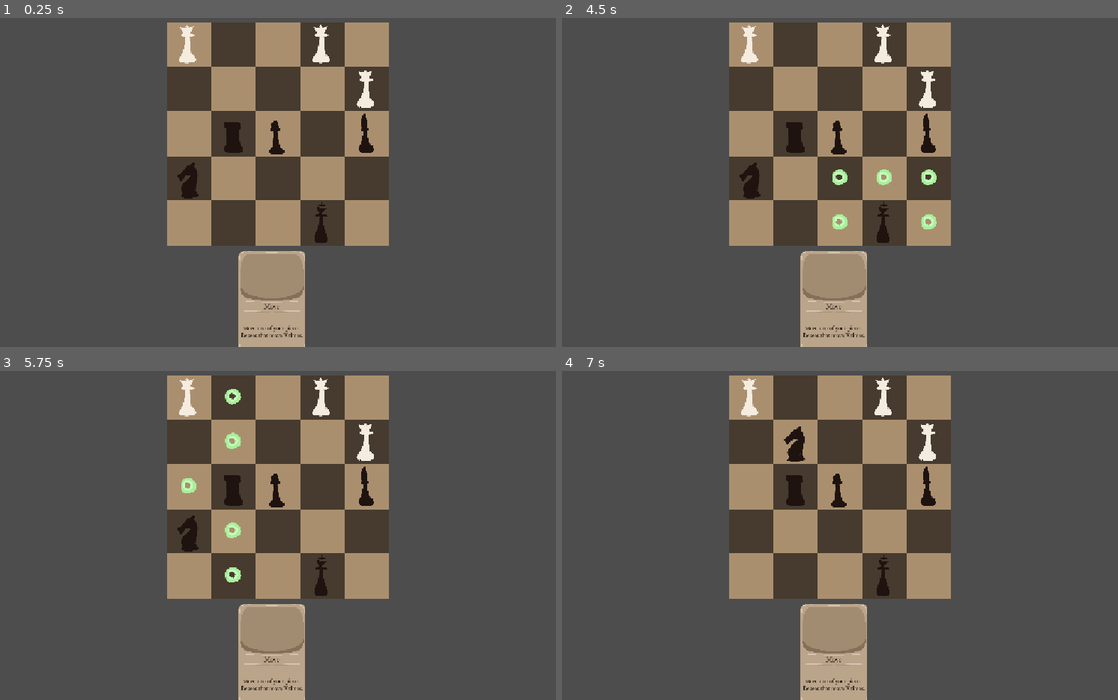
Above: before the commit, frames 1-4 (two rows, left to right).
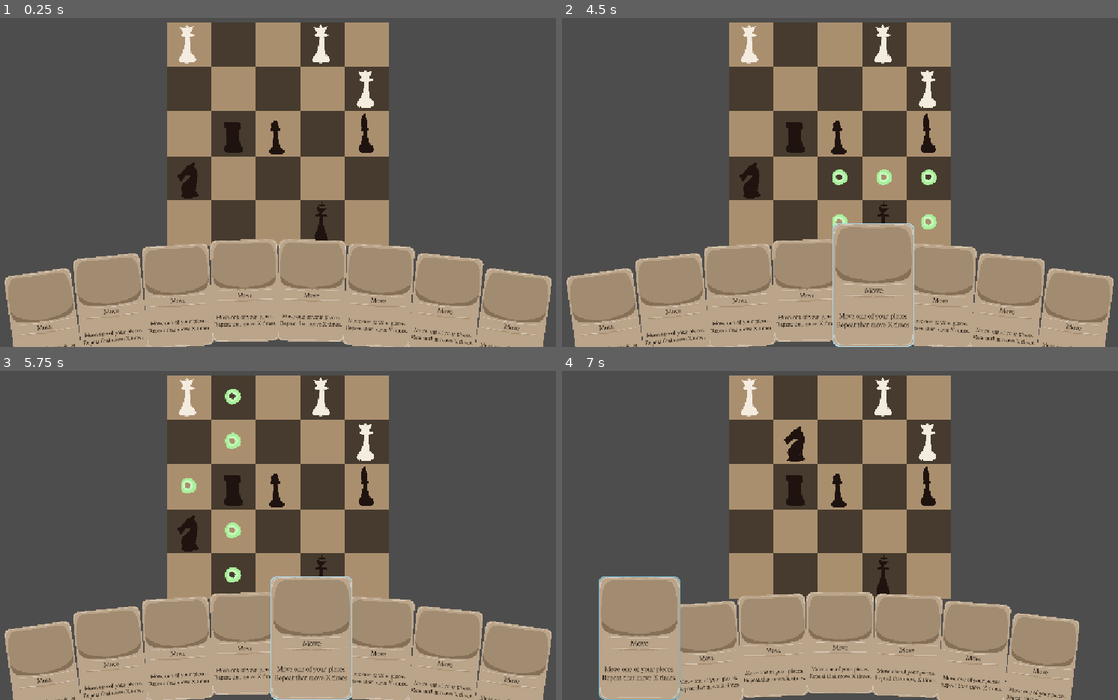
Above: after the commit, the same moments.

Repository: yourname3/gmtk-2026
Game: Godot game, scene res://level.tscn
The game is run twice, just before and just after one commit, with the same random seed, the same clock (stepped at 60 frames per second) and the same inputs.
Inputs (mouse positions are in pixels of both pictures, inside the frame that each line leads up to):
- Up to frame 1 (0.25 s): no input
- Up to frame 2 (4.5 s): tap Enter at 0.5, 2, 3.5 s; move the mouse to (751, 44) at 0.52 s; click (751, 44) at 0.6 s; tap Space at 1.25, 2.75, 4.25 s; move the mouse to (884, 44) at 1.27 s; click (884, 44) at 1.35 s; move the mouse to (928, 90) at 2.02 s; click (928, 90) at 2.1 s; move the mouse to (840, 133) at 2.77 s; click (840, 133) at 2.85 s; move the mouse to (928, 133) at 3.52 s; click (928, 133) at 3.6 s; move the mouse to (884, 221) at 4.27 s; click (884, 221) at 4.35 s
- Up to frame 3 (5.75 s): move the mouse to (233, 486) at 5.02 s; click (233, 486) at 5.1 s
- Up to frame 4 (7 s): move the mouse to (751, 532) at 5.77 s; click (751, 532) at 5.85 s; move the mouse to (795, 443) at 6.52 s; click (795, 443) at 6.6 s

The runs differ from the first frame. In frame 1, 25% of the frame differs, in the area x 0-100%, y 67-100%; in frame 2, 25%; in frame 3, 25%, in the area x 0-100%, y 62-100%; in frame 4, 24%.

Commit message:
Initial work on card playing system

Diff:
--- /dev/null
+++ b/cards/card.gd
@@ -0,0 +1,79 @@
+@tool
+extends Area2D
+class_name Card
+
+static var highlighted_card: Card = null
+static var selected_card: Card = null
+static var selected_hard: bool = false
+
+static var card_playing: bool = false
+
+var target_position: Vector2 = position
+var target_scale: Vector2 = Vector2.ONE
+var target_rotation: float = 0.0
+
+const HIGHLIGHT_SOFT: Color = Color("70b3cd")
+const HIGHLIGHT_HARD: Color = Color("a9d7ea")
+
+@onready var highlight: Sprite2D = %Highlight
+
+@export var data: CardData = CardData.new()
+
+static func is_activated_on_piece_move() -> bool:
+	if selected_card != null:
+		return selected_card.data.activation == CardData.Activate.PieceMove
+	return false
+
+#func _ready() -> void:
+	#mouse_entered.connect(func(): highlighted_card = self)
+	#mouse_exited.connect(func(): if is_highlighted(): highlighted_card = null)
+
+func is_highlighted() -> bool:
+	return highlighted_card == self
+
+func is_selected() -> bool:
+	return selected_card == self
+
+func _update_pos() -> void:
+	var tpos := target_position
+	var tscale := target_scale
+	var trot := target_rotation
+
+	z_index = 0
+	if is_highlighted() or is_selected():
+		tpos.y = -30
+		tscale = Vector2(1.2, 1.2)
+		trot = 0
+		z_index = 2
+
+	position += (tpos - position) * 0.3
+	scale += (tscale - scale) * 0.3
+	rotation = lerp_angle(rotation, trot, 0.3)
+
+# Called every frame. 'delta' is the elapsed time since the previous frame.
+func _physics_process(delta: float) -> void:
+	if Engine.is_editor_hint():
+		_update_pos()
+		return
+
+	_update_pos()
+	if is_selected():
+		highlight.visible = true
+		highlight.modulate = HIGHLIGHT_HARD if selected_hard else HIGHLIGHT_SOFT
+	else:
+		highlight.visible = false
+
+func play() -> void:
+	card_playing = true
+	# Resolve each other step in the card...
+	queue_free()
+	card_playing = false
+	# No longer possible.
+	selected_hard = false
+	SignalBus.card_finished_playing.emit()
+
+func _ready() -> void:
+	SignalBus.piece_moved.connect(func():
+		if is_selected() and is_activated_on_piece_move():
+			play()
+	)
--- a/cards/card.tscn
+++ b/cards/card.tscn
@@ -1,12 +1,27 @@
 [gd_scene format=3 uid="uid://dp4drbd12s5ua"]
 
 [ext_resource type="Texture2D" uid="uid://dx42uokggtguh" path="res://cards/card.png" id="1_ivai2"]
+[ext_resource type="Script" uid="uid://ca7gsmmd2qmjj" path="res://cards/card.gd" id="2_4k7q8"]
+[ext_resource type="Texture2D" uid="uid://cqtgcturyds76" path="res://cards/card_highlight.png" id="2_f61jr"]
 [ext_resource type="FontFile" uid="uid://duavmdhnyehrq" path="res://font/Kelvinch-Roman.otf" id="2_nwofj"]
 
-[node name="Card" type="Sprite2D" unique_id=1845239000]
+[sub_resource type="RectangleShape2D" id="RectangleShape2D_4k7q8"]
+size = Vector2(376, 572)
+
+[node name="Area2D" type="Area2D" unique_id=2102699138]
+script = ExtResource("2_4k7q8")
+
+[node name="Highlight" type="Sprite2D" parent="." unique_id=2051649585]
+unique_name_in_owner = true
+visible = false
+modulate = Color(0.66270703, 0.84218407, 0.91626066, 1)
+scale = Vector2(1.0208334, 1.0171233)
+texture = ExtResource("2_f61jr")
+
+[node name="Card" type="Sprite2D" parent="." unique_id=1845239000]
 texture = ExtResource("1_ivai2")
 
-[node name="Title" type="RichTextLabel" parent="." unique_id=1129753730]
+[node name="Title" type="RichTextLabel" parent="Card" unique_id=1129753730]
 unique_name_in_owner = true
 offset_left = -191.0
 offset_top = 1.0
@@ -21,7 +36,7 @@
 horizontal_alignment = 1
 vertical_alignment = 1
 
-[node name="Description" type="RichTextLabel" parent="." unique_id=571133378]
+[node name="Description" type="RichTextLabel" parent="Card" unique_id=571133378]
 unique_name_in_owner = true
 offset_left = -191.0
 offset_top = 66.0
@@ -34,3 +49,7 @@
 Repeat that move X times."
 horizontal_alignment = 1
 vertical_alignment = 1
+
+[node name="CollisionShape2D" type="CollisionShape2D" parent="." unique_id=16640784]
+visible = false
+shape = SubResource("RectangleShape2D_4k7q8")
--- /dev/null
+++ b/cards/card_data.gd
@@ -0,0 +1,8 @@
+extends Resource
+class_name CardData
+
+enum Activate {
+	PieceMove,
+}
+
+var activation: Activate = Activate.PieceMove
--- /dev/null
+++ b/cards/card_hand.gd
@@ -0,0 +1,66 @@
+@tool
+extends Node2D
+class_name CardHand
+
+func arrange_cards() -> void:
+	const w: float = 384
+	const phi: float = 0.04
+	var total_w: float = (get_child_count() * w)
+	var cur_x: float = -total_w / 2 + w / 2
+
+	var total_phi: float = (get_child_count() * phi)
+	var cur_angle: float = -total_phi / 2 + phi /2
+
+	#var i = -get_child_count() / 2
+
+	var mouse := get_local_mouse_position()
+	var closest: Card = null
+	var closest_dist: float = INF
+
+	var select_dist_threshold: float = 128 * 8
+
+	#Card.highlighted_card = null
+	for child: Card in get_children():
+		child.target_position.y = cur_x * sin(cur_angle)
+		child.target_position.x = cur_x
+
+		child.target_rotation = cur_angle
+
+		cur_x += w
+		cur_angle += phi
+
+		var dist := child.target_position.distance_squared_to(mouse)
+		if dist < closest_dist:
+			closest = child
+			closest_dist = dist
+
+	if mouse.y > (-768 / 2) - 60:
+		if closest_dist < select_dist_threshold * select_dist_threshold:
+			Card.highlighted_card = closest
+			if not Card.selected_hard:
+				Card.selected_card = Card.highlighted_card
+			if Input.is_action_just_pressed("select_card"):
+				# TODO: Consider making this some sort of _unhandled_input instead
+				if Card.selected_hard and Card.selected_card == Card.highlighted_card:
+					Card.selected_hard = false
+				else:
+					Card.selected_card = Card.highlighted_card
+					Card.selected_hard = true
+
+func _ready() -> void:
+	if Engine.is_editor_hint(): return
+	arrange_cards()
+
+	SignalBus.card_finished_playing.connect(func():
+		await get_tree().process_frame
+		if Card.selected_card == null:
+			for child in get_children():
+				if not child.is_queued_for_deletion():
+					Card.selected_card = child
+					break
+	)
+
+func _process(delta: float) -> void:
+	#if Engine.is_editor_hint():
+	arrange_cards()
+		#return
--- a/level.tscn
+++ b/level.tscn
@@ -4,6 +4,7 @@
 [ext_resource type="Script" uid="uid://dlpshbooq0wub" path="res://chessboard/board.gd" id="2_0b4ue"]
 [ext_resource type="PackedScene" uid="uid://c2kifjh1wo0y5" path="res://piece/piece.tscn" id="2_vonw3"]
 [ext_resource type="PackedScene" uid="uid://dwkpyk486w1so" path="res://board_highlighter/board_highlighter.tscn" id="3_oi3di"]
+[ext_resource type="Script" uid="uid://bhcwosb87ke46" path="res://cards/card_hand.gd" id="5_1ainy"]
 [ext_resource type="PackedScene" uid="uid://dp4drbd12s5ua" path="res://cards/card.tscn" id="5_f2txt"]
 
 [sub_resource type="TileSetAtlasSource" id="TileSetAtlasSource_vonw3"]
@@ -63,5 +64,38 @@
 
 [node name="BoardHighlighter" parent="." unique_id=1546895326 instance=ExtResource("3_oi3di")]
 
-[node name="Card" parent="." unique_id=1845239000 instance=ExtResource("5_f2txt")]
-position = Vector2(605, 1605)
+[node name="CardHand" type="Node2D" parent="." unique_id=742805357]
+position = Vector2(641, 1536)
+script = ExtResource("5_1ainy")
+
+[node name="Card" parent="CardHand" unique_id=1845239000 instance=ExtResource("5_f2txt")]
+position = Vector2(-1331.6595, 184.36801)
+rotation = -0.13871454
+
+[node name="Card2" parent="CardHand" unique_id=337932815 instance=ExtResource("5_f2txt")]
+position = Vector2(-947.6595, 93.63741)
+rotation = -0.098714545
+
+[node name="Card3" parent="CardHand" unique_id=1865166656 instance=ExtResource("5_f2txt")]
+position = Vector2(-563.6595, 33.31888)
+rotation = -0.05871453
+
+[node name="Card4" parent="CardHand" unique_id=1228237210 instance=ExtResource("5_f2txt")]
+position = Vector2(-179.65955, 3.6055605)
+rotation = -0.018714536
+
+[node name="Card5" parent="CardHand" unique_id=1189207938 instance=ExtResource("5_f2txt")]
+position = Vector2(204.34045, 4.5925136)
+rotation = 0.021285465
+
+[node name="Card6" parent="CardHand" unique_id=1096020293 instance=ExtResource("5_f2txt")]
+position = Vector2(588.3217, 36.27321)
+rotation = 0.061283506
+
+[node name="Card7" parent="CardHand" unique_id=807533421 instance=ExtResource("5_f2txt")]
+position = Vector2(971.6476, 98.40184)
+rotation = 0.1012133
+
+[node name="Card8" parent="CardHand" unique_id=99005393 instance=ExtResource("5_f2txt")]
+position = Vector2(1324.5422, 183.5176)
+rotation = 0.13797316
--- a/piece/piece.gd
+++ b/piece/piece.gd
@@ -97,12 +97,13 @@
 	var target = await BoardHighlighter.select_move(self)
 	_is_move_selector = false
 	if target != BoardHighlighter.MOVE_NULL:
+		BoardHighlighter.select_state = BoardHighlighter.SelectState.NONE
 		Board.move(self, target)
-		BoardHighlighter.select_state = BoardHighlighter.SelectState.NONE
 
 # Actually moves a piece.
 func move(target: Vector2i) -> void:
 	position = target * 256
+	SignalBus.piece_moved.emit()
 
 func tile_pos() -> Vector2i:
 	return Vector2i(position / 256)
--- a/project.godot
+++ b/project.godot
@@ -27,6 +27,14 @@
 
 Piece=""
 
+[input]
+
+select_card={
+"deadzone": 0.2,
+"events": [Object(InputEventMouseButton,"resource_local_to_scene":false,"resource_name":"","device":-1,"window_id":0,"alt_pressed":false,"shift_pressed":false,"ctrl_pressed":false,"meta_pressed":false,"button_mask":0,"position":Vector2(0, 0),"global_position":Vector2(0, 0),"factor":1.0,"button_index":1,"canceled":false,"pressed":false,"double_click":false,"script":null)
+]
+}
+
 [physics]
 
 3d/physics_engine="Jolt Physics"
--- a/signal_bus.gd
+++ b/signal_bus.gd
@@ -2,3 +2,8 @@
 class_name TheSignalBus
 
 signal move_selected(move: BoardHighlight)
+
+signal piece_moved()
+
+
+signal card_finished_playing()
Not shown, added: cards/card.gd.uid
Not shown, added: cards/card_data.gd.uid
Not shown, added: cards/card_hand.gd.uid
Binary file added: cards/card_highlight.png
Not shown, added: cards/card_highlight.png.import
Not shown, added: chessboard/card_highlight.kra
Not shown, added: chessboard/card_highlight.kra~
